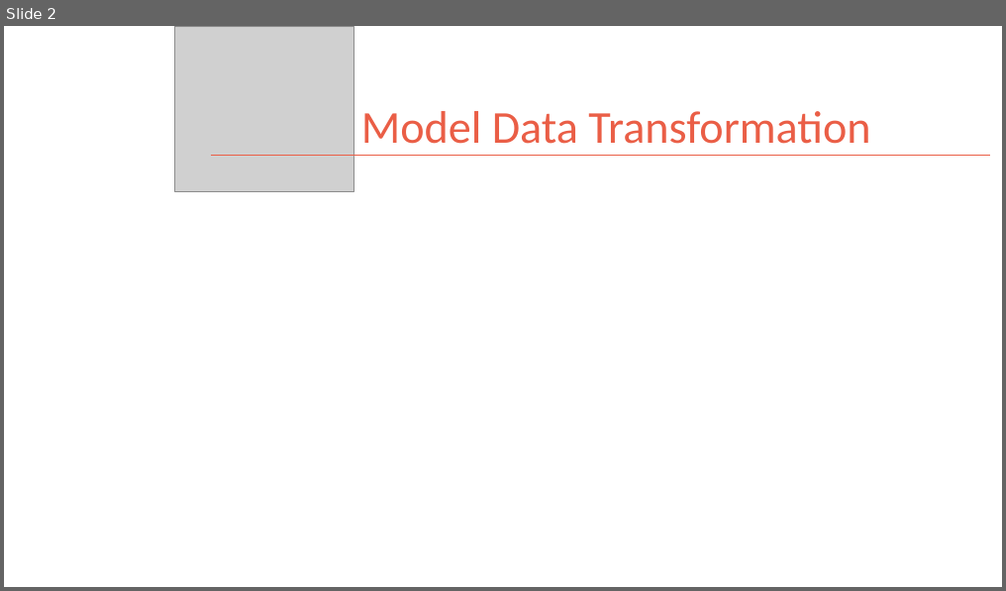
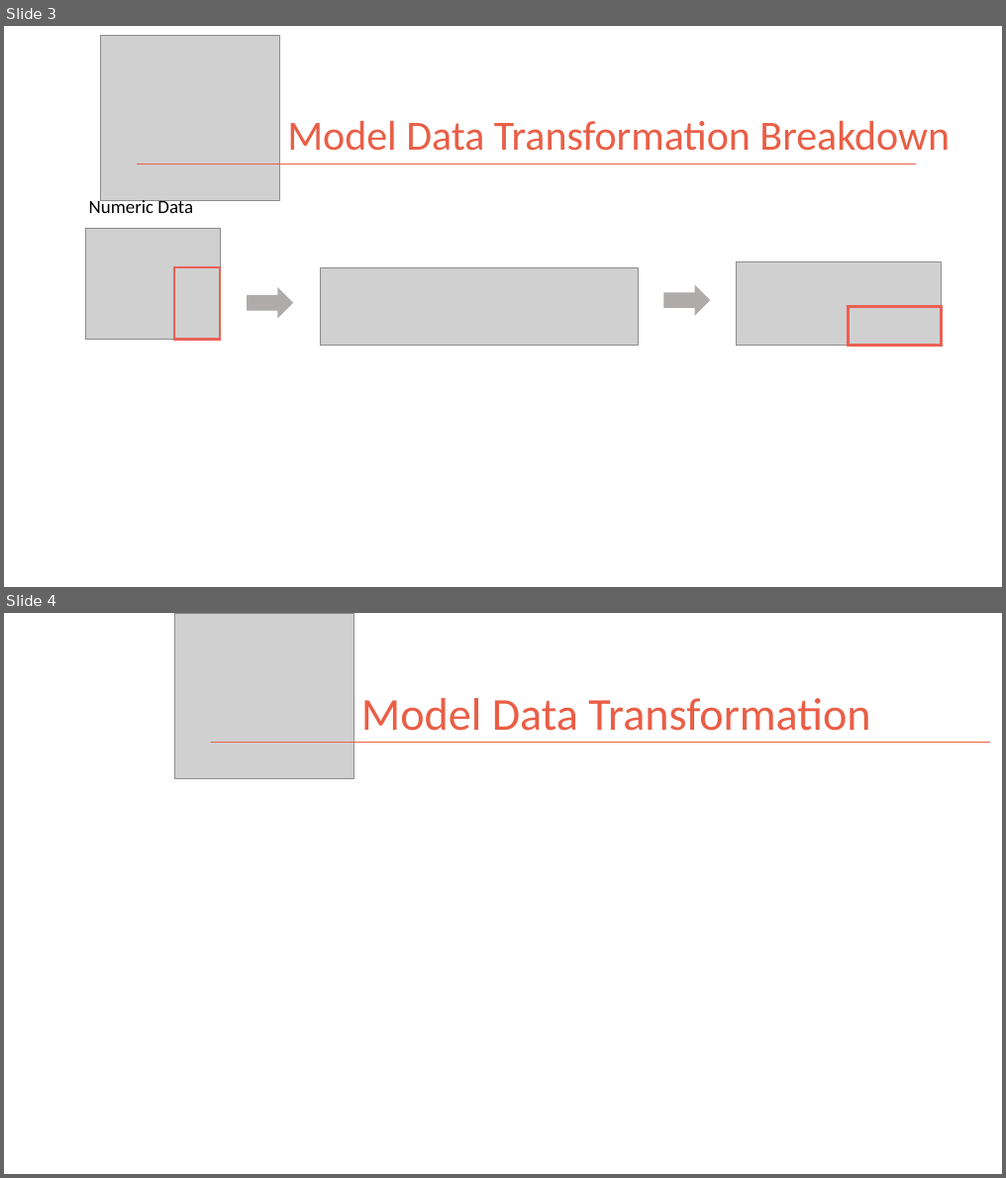
Before and after one commit to kman4/AirbnbPredictions, a slide deck: Airbnb Price Predictions (Model).pptx. Shown one above the other, each under a label of ours: slide 2 before the commit, slides 3 and 4 after it. The pictures are 1006x591 and 1006x1178 pixels, drawn with LibreOffice and Linux fonts; fonts in the diff are those of the drawing; grey boxes stand for pictures. Boxes give left, top, right and bottom in pixels: in the first picture for what was removed or moved away, otherwise in the second. Text is boxed around its words. In the diff, an @@ line names an element or a change of style, - is before the commit and + after.

Commit message:
added model data transformation to powerpoint

```diff
--- a/Airbnb Price Predictions (Model).pptx
+++ b/Airbnb Price Predictions (Model).pptx
@@ slide 3 added at (4, 26, 1002, 587), background #FFFFFF @@
@@ picture added at (101, 35, 279, 200) @@
@@ title added at (287, 121, 949, 151), 40 pt, text #EA5E46 @@
+Model Data Transformation Breakdown
@@ line added from (138, 164) to (917, 164), #EA5E46 1 pt @@
@@ text added at (89, 198, 193, 213), 18 pt, text #000000 @@
+Numeric Data
@@ picture added at (86, 228, 221, 340) @@
@@ picture added at (737, 263, 942, 346) @@
@@ rectangle added at (174, 268, 220, 340), outline #EA6155 2.25 pt @@
@@ right arrow added at (248, 288, 292, 318), fill #AFABAB, outline #AFABAB 1 pt @@
@@ picture added at (320, 268, 638, 346) @@
@@ right arrow added at (664, 285, 709, 315), fill #AFABAB, outline #AFABAB 1 pt @@
@@ rectangle added at (848, 307, 942, 346), outline #EA6155 2.25 pt @@
@@ what was slide 2 is now slide 4 @@
```
Also in this commit, not shown: 1 slide changed, 7 other slides added.
